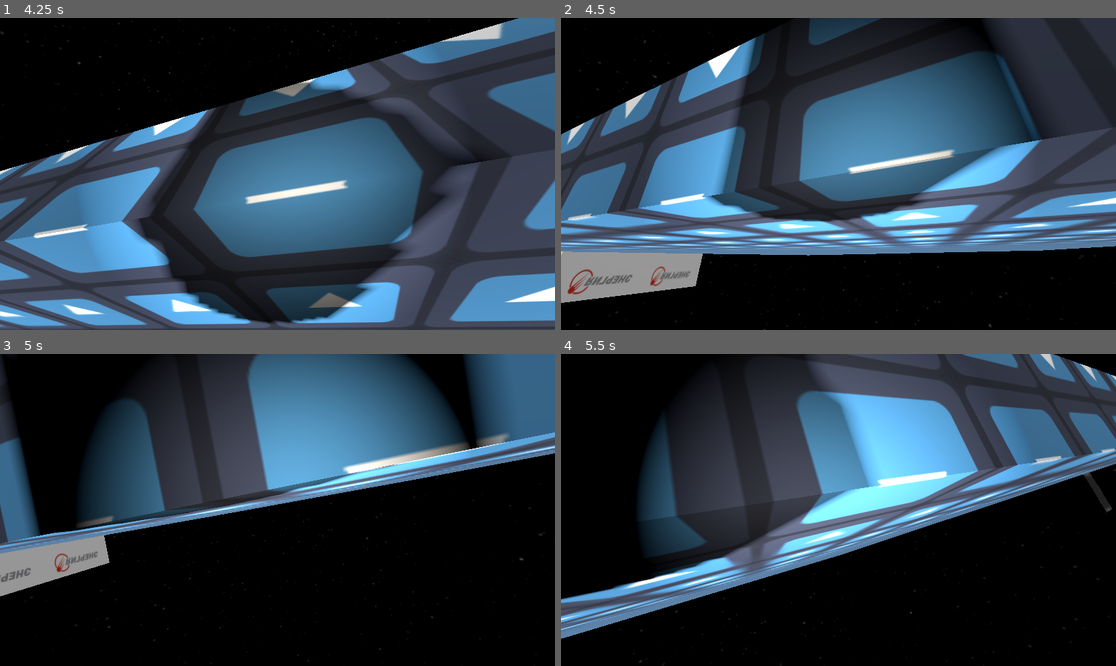
Above: before the commit, frames 1-4 (two rows, left to right).
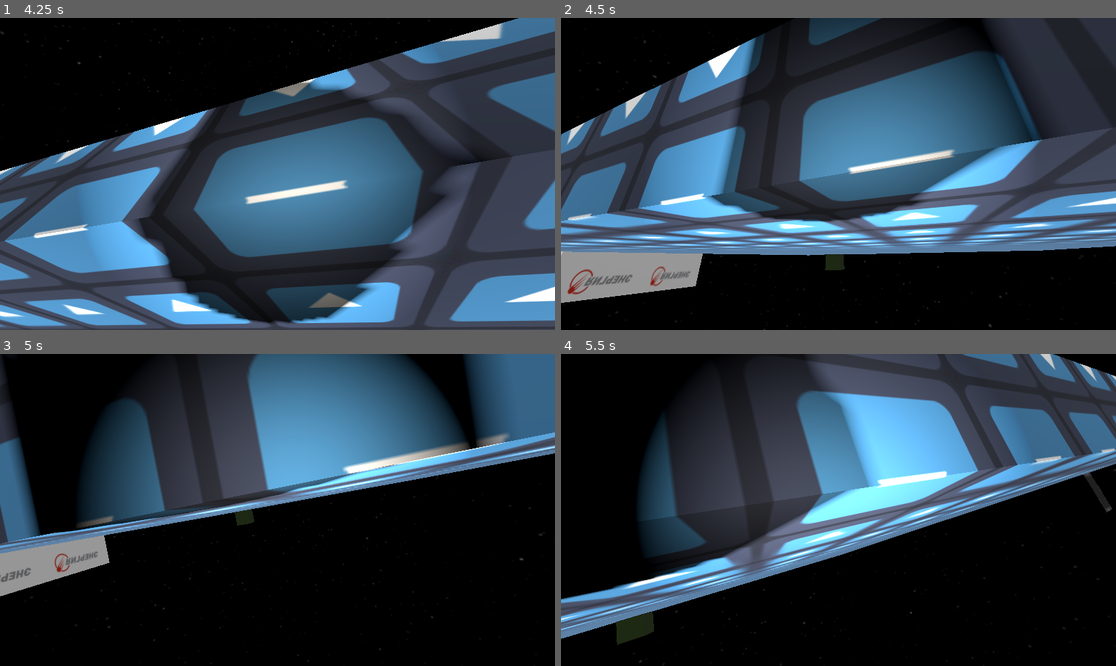
Above: after the commit, the same moments.

Repository: YuraStebel/CosmosGodotProject
Game: Godot game, scene res://scenes/wrld.tscn
Same seed, same stepped clock (60 frames per second), same inputs: the game is played once before the commit and once after it. The engine's default icon, where the game draws it, is replaced by a stand-in: a white triangle on a blue panel in a dark square.
Inputs (mouse positions are in pixels of both pictures, inside the frame that each line leads up to):
- Up to frame 1 (4.25 s): click (277, 205) at 0.52 s; type "12" at 0.6 s; click "Host" at 1.25 s; tap Enter (ui_accept) at 2, 2.27, 3.02 s; move the mouse to (305, 174) at 2.02 s; hold W (forward) from 2.03 s (still down); tap D (righ) at 2.1, 2.85, 3.6 s; move the mouse to (249, 174) at 2.77 s; move the mouse to (288, 167) at 3.52 s
- Up to frame 2 (4.5 s): keep holding W (forward); move the mouse to (832, 180) at 4.27 s; tap D (righ) at 4.35 s
- Up to frame 3 (5 s): keep holding W (forward); tap Enter (ui_accept) at 4.52 s
- Up to frame 4 (5.5 s): keep holding W (forward); move the mouse to (877, 513) at 5.02 s; tap D (righ) at 5.1 s; tap Enter (ui_accept) at 5.27 s

Frame 1 is identical in both runs. In frame 2, 0.2% of the frame differs, in the area x 47-52%, y 75-81%; in frame 3, 0.1%; in frame 4, 0.5%, in the area x 9-17%, y 82-94%.

Commit message:
added oxygen refiller

Diff:
--- a/project.godot
+++ b/project.godot
@@ -14,6 +14,10 @@
 run/main_scene="res://scenes/wrld.tscn"
 config/features=PackedStringArray("4.4", "GL Compatibility")
 config/icon="res://icon.svg"
+
+[global_group]
+
+player=""
 
 [input]
 
--- a/scenes/player.tscn
+++ b/scenes/player.tscn
@@ -15,7 +15,7 @@
 properties/1/spawn = true
 properties/1/replication_mode = 1
 
-[node name="RigidBody3D" type="RigidBody3D"]
+[node name="RigidBody3D" type="RigidBody3D" groups=["player"]]
 collision_layer = 3
 mass = 50.0
 angular_damp = 1.0
--- /dev/null
+++ b/scenes/test_oxygen_refiller.tscn
@@ -0,0 +1,27 @@
+[gd_scene load_steps=5 format=3 uid="uid://dra76vsnneko3"]
+
+[ext_resource type="Script" uid="uid://yjx8hvtig63j" path="res://scripts/test_oxygen_refiller.gd" id="1_0o5x1"]
+
+[sub_resource type="BoxShape3D" id="BoxShape3D_qk5xi"]
+
+[sub_resource type="StandardMaterial3D" id="StandardMaterial3D_wqdw1"]
+albedo_color = Color(0.132473, 0.207397, 0.00833844, 1)
+
+[sub_resource type="BoxMesh" id="BoxMesh_5wann"]
+material = SubResource("StandardMaterial3D_wqdw1")
+
+[node name="TestOxygenRefiller" type="Node3D"]
+script = ExtResource("1_0o5x1")
+
+[node name="Area3D" type="Area3D" parent="."]
+
+[node name="CollisionShape3D" type="CollisionShape3D" parent="Area3D"]
+transform = Transform3D(5, 0, 0, 0, 5, 0, 0, 0, 5, 0, 2.55145, 0)
+shape = SubResource("BoxShape3D_qk5xi")
+
+[node name="MeshInstance3D" type="MeshInstance3D" parent="."]
+mesh = SubResource("BoxMesh_5wann")
+skeleton = NodePath("../Area3D")
+
+[connection signal="body_entered" from="Area3D" to="." method="_on_area_3d_body_entered"]
+[connection signal="body_exited" from="Area3D" to="." method="_on_area_3d_body_exited"]
--- a/scenes/wrld.tscn
+++ b/scenes/wrld.tscn
@@ -1,10 +1,11 @@
-[gd_scene load_steps=17 format=3 uid="uid://dec52b6m86arh"]
+[gd_scene load_steps=18 format=3 uid="uid://dec52b6m86arh"]
 
 [ext_resource type="Texture2D" uid="uid://dutj6oqpqsah8" path="res://icon.svg" id="1_hajux"]
 [ext_resource type="Script" uid="uid://diebeww21a2n5" path="res://scripts/wrld.gd" id="1_rypmk"]
 [ext_resource type="Texture2D" uid="uid://phavsrjuypk" path="res://images/panorama/panorama_image.png" id="2_wjubb"]
 [ext_resource type="Texture2D" uid="uid://dwkrxscahr47b" path="res://images/1024px-Roscosmos_logo_en.svg.png" id="3_1fck1"]
 [ext_resource type="Texture2D" uid="uid://dr0lda1yvi5hx" path="res://images/djiabz1l0z64hy90d6kd0rdj84k2jwj3.jpg" id="4_iregm"]
+[ext_resource type="PackedScene" uid="uid://dra76vsnneko3" path="res://scenes/test_oxygen_refiller.tscn" id="6_wjubb"]
 
 [sub_resource type="PanoramaSkyMaterial" id="PanoramaSkyMaterial_dcih3"]
 panorama = ExtResource("2_wjubb")
@@ -132,5 +133,8 @@
 _spawnable_scenes = PackedStringArray("uid://cc3xq36jc4yo")
 spawn_path = NodePath("..")
 
+[node name="TestOxygenRefiller" parent="." instance=ExtResource("6_wjubb")]
+transform = Transform3D(1, 0, 0, 0, 1, 0, 0, 0, 1, -4.64713, 1, 6.29736)
+
 [connection signal="pressed" from="CanvasLayer/MainMenu/MarginContainer/VBoxContainer/HostButton" to="." method="_on_host_button_pressed"]
 [connection signal="pressed" from="CanvasLayer/MainMenu/MarginContainer/VBoxContainer/JoinButton" to="." method="_on_join_button_pressed"]
--- /dev/null
+++ b/scripts/test_oxygen_refiller.gd
@@ -0,0 +1,20 @@
+extends Node3D
+
+# Called when the node enters the scene tree for the first time.
+func _ready() -> void:
+	pass # Replace with function body.
+
+
+# Called every frame. 'delta' is the elapsed time since the previous frame.
+func _physics_process(delta: float) -> void:
+	pass
+
+
+func _on_area_3d_body_entered(body: Node3D) -> void:
+	if body.is_in_group("player"):
+		body.get_node("Stats").is_in_oxygen_zone = true
+
+
+func _on_area_3d_body_exited(body: Node3D) -> void:
+	if body.is_in_group("player"):
+		body.get_node("Stats").is_in_oxygen_zone = false
Not shown, added: scripts/test_oxygen_refiller.gd.uid
